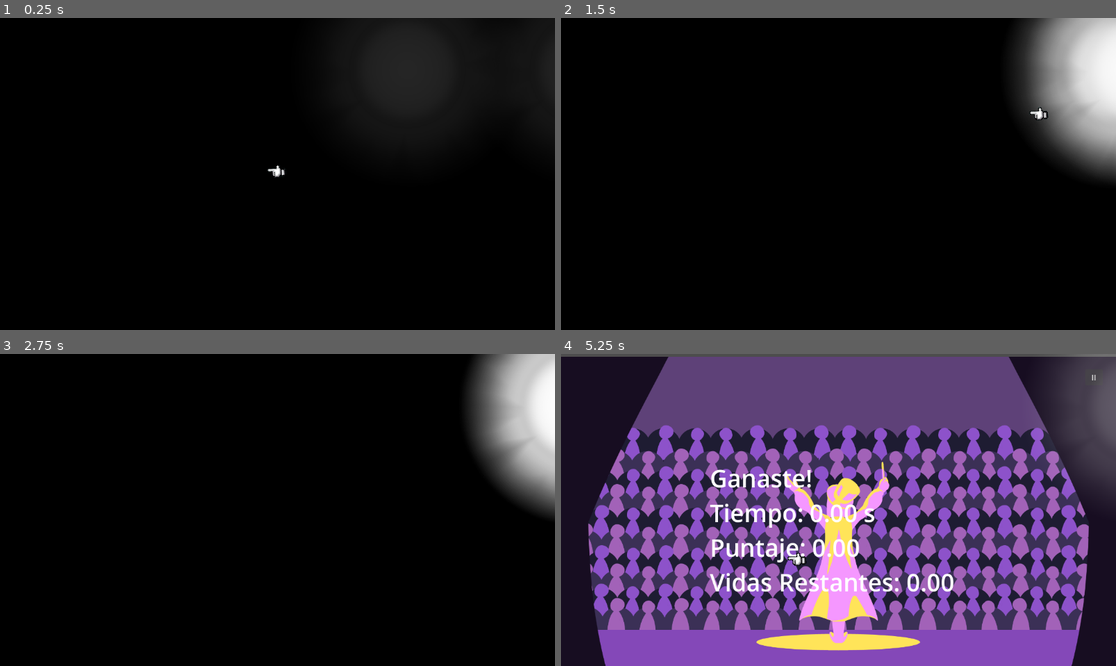
Above: before the commit, frames 1-4 (two rows, left to right).
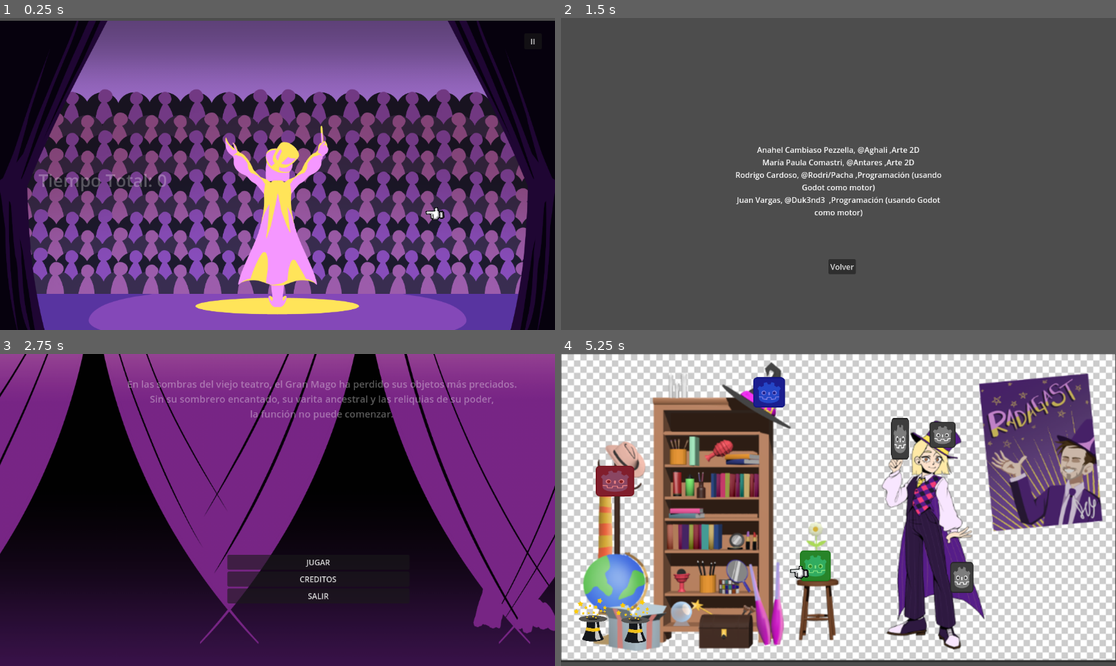
Above: after the commit, the same moments.

Repository: Duk3nd3/bjm2025
Game: Godot game, scene res://Escenas/ganaste.tscn
Same seed, same stepped clock (60 frames per second), same inputs: the game is played once before the commit and once after it. This scene is started directly instead of the project's main scene.
Inputs (mouse positions are in pixels of both pictures, inside the frame that each line leads up to):
- Up to frame 1 (0.25 s): no input
- Up to frame 2 (1.5 s): click "II" at 0.5 s; click (877, 242) at 1.25 s, where only the run after the commit has a clickable "CREDITOS"
- Up to frame 3 (2.75 s): click "II" (after the commit: "Volver") at 2 s
- Up to frame 4 (5.25 s): click (877, 563) at 2.75 s, where only the run after the commit has a clickable "JUGAR"; click (1093, 375) at 3.5 s, where only the run before the commit has a clickable "II"; move the mouse to (960, 494) at 4.27 s; click (960, 494) at 4.42 s; move the mouse to (727, 525) at 5.02 s; click (727, 525) at 5.17 s

The runs differ from the first frame. In frame 1, 88% of the frame differs, in the area x 0-100%, y 0-100%; in frame 2, 99%; in frame 3, 75%; in frame 4, 97%.

Commit message:
Menu-pantallas-cursor

Diff:
--- a/point-and-click/Escenas/MenuInicial.tscn
+++ b/point-and-click/Escenas/MenuInicial.tscn
@@ -1,9 +1,20 @@
-[gd_scene load_steps=5 format=3 uid="uid://dnqg4bar51rju"]
+[gd_scene load_steps=8 format=3 uid="uid://dnqg4bar51rju"]
 
 [ext_resource type="Script" uid="uid://denpjnq1kv12" path="res://Scripts/menu_inicial.gd" id="1_ko3br"]
-[ext_resource type="Texture2D" uid="uid://cecu0xs2b0hrl" path="res://Assets/MagiaFondo.png" id="2_1wodv"]
+[ext_resource type="Texture2D" uid="uid://0ullflgbwkya" path="res://Assets/FONDOS/FONDO JUEGO/Fondo_Placeholder.png" id="2_pm8da"]
 [ext_resource type="Texture2D" uid="uid://bgq4f3mhk64up" path="res://Assets/Cursor.png" id="3_pm8da"]
 [ext_resource type="Script" uid="uid://cddq21hv1o5y2" path="res://Scripts/cursor.gd" id="4_j5por"]
+[ext_resource type="Texture2D" uid="uid://hdyodx1lxwey" path="res://Assets/FONDOS/FONDO JUEGO/Fondo_Cortinas_Placeholder.png" id="5_j5por"]
+[ext_resource type="Texture2D" uid="uid://cu54fy47eyy1w" path="res://Assets/ILUMINACION/spark.png" id="6_tkmgy"]
+
+[sub_resource type="ParticleProcessMaterial" id="ParticleProcessMaterial_tkmgy"]
+particle_flag_disable_z = true
+spread = 180.0
+initial_velocity_min = 20.0
+initial_velocity_max = 55.0
+gravity = Vector3(0, 0, 0)
+damping_min = 12.000001
+damping_max = 12.088
 
 [node name="Control" type="Control"]
 layout_mode = 3
@@ -14,27 +25,31 @@
 grow_vertical = 2
 script = ExtResource("1_ko3br")
 
-[node name="Fondo" type="Sprite2D" parent="."]
-position = Vector2(582, 330.00003)
-scale = Vector2(1.8, 1.802)
-texture = ExtResource("2_1wodv")
+[node name="FondoPlaceholder" type="Sprite2D" parent="."]
+position = Vector2(752, 344)
+texture = ExtResource("2_pm8da")
 
-[node name="VBoxContainer" type="VBoxContainer" parent="Fondo"]
-offset_left = -190.0
-offset_top = -42.175385
-offset_right = 188.0
-offset_bottom = 92.824615
+[node name="FondoCortinasPlaceholder" type="Sprite2D" parent="FondoPlaceholder"]
+position = Vector2(0, -40)
+scale = Vector2(0.81, 0.81)
+texture = ExtResource("5_j5por")
+
+[node name="VBoxContainer" type="VBoxContainer" parent="FondoPlaceholder"]
+offset_left = -280.0
+offset_top = 56.0
+offset_right = 98.0
+offset_bottom = 191.0
 alignment = 1
 
-[node name="JUGAR" type="Button" parent="Fondo/VBoxContainer"]
+[node name="JUGAR" type="Button" parent="FondoPlaceholder/VBoxContainer"]
 layout_mode = 2
 text = "JUGAR"
 
-[node name="CREDITOS" type="Button" parent="Fondo/VBoxContainer"]
+[node name="CREDITOS" type="Button" parent="FondoPlaceholder/VBoxContainer"]
 layout_mode = 2
 text = "CREDITOS"
 
-[node name="SALIR" type="Button" parent="Fondo/VBoxContainer"]
+[node name="SALIR" type="Button" parent="FondoPlaceholder/VBoxContainer"]
 layout_mode = 2
 text = "SALIR
 "
@@ -47,3 +62,42 @@
 flip_v = true
 script = ExtResource("4_j5por")
 stiffness = 20.0
+
+[node name="GPUParticles2D" type="GPUParticles2D" parent="Sprite2D"]
+visible = false
+scale = Vector2(0.01, 0.01)
+amount = 120
+texture = ExtResource("6_tkmgy")
+preprocess = 0.1
+randomness = 0.4
+process_material = SubResource("ParticleProcessMaterial_tkmgy")
+
+[node name="Historia1" type="Label" parent="."]
+layout_mode = 0
+offset_left = 264.0
+offset_top = 48.0
+offset_right = 427.0
+offset_bottom = 98.0
+theme_override_font_sizes/font_size = 20
+text = "1ro"
+horizontal_alignment = 1
+
+[node name="Historia2" type="Label" parent="."]
+layout_mode = 0
+offset_left = 296.0
+offset_top = 192.0
+offset_right = 430.0
+offset_bottom = 242.0
+theme_override_font_sizes/font_size = 20
+text = "2do"
+horizontal_alignment = 1
+
+[node name="Historia3" type="Label" parent="."]
+layout_mode = 0
+offset_left = 88.0
+offset_top = 344.0
+offset_right = 181.0
+offset_bottom = 394.0
+theme_override_font_sizes/font_size = 20
+text = "3ro"
+horizontal_alignment = 1
--- /dev/null
+++ b/point-and-click/Escenas/ganaste.gdshader
@@ -0,0 +1,17 @@
+shader_type canvas_item;
+
+uniform vec2 light_center;
+uniform float light_radius = 0.0;
+uniform float max_radius = 800.0;
+uniform float softness = 0.3;
+
+void fragment() {
+    vec4 col = texture(TEXTURE, UV);
+    vec2 screen_uv = SCREEN_UV * vec2(textureSize(SCREEN_TEXTURE, 0));
+
+    float dist = distance(screen_uv, light_center);
+    float norm = smoothstep(light_radius, light_radius - (light_radius * softness), dist);
+
+    // Norm = 1 → oscuro / Norm = 0 → iluminado
+    COLOR = vec4(col.rgb * (1.0 - (1.0 - norm)), 1.0);
+}
--- a/point-and-click/Escenas/ganaste.tscn
+++ b/point-and-click/Escenas/ganaste.tscn
@@ -1,9 +1,7 @@
-[gd_scene load_steps=7 format=3 uid="uid://dygw8m7qpp8hy"]
+[gd_scene load_steps=5 format=3 uid="uid://dygw8m7qpp8hy"]
 
 [ext_resource type="Script" uid="uid://d1o657genxv7l" path="res://Scripts/ganaste.gd" id="1_y31e3"]
 [ext_resource type="Texture2D" uid="uid://0830hy8xihq2" path="res://Assets/FONDOS/WIN/FONDO GANAR.png" id="2_y31e3"]
-[ext_resource type="Script" uid="uid://vl7hep41gsd7" path="res://Scripts/efecto.gd" id="3_pyce0"]
-[ext_resource type="Texture2D" uid="uid://ciqle4roc0rs0" path="res://Assets/ILUMINACION/light.png" id="4_icwuc"]
 [ext_resource type="Texture2D" uid="uid://bgq4f3mhk64up" path="res://Assets/Cursor.png" id="5_d8078"]
 [ext_resource type="Script" uid="uid://cddq21hv1o5y2" path="res://Scripts/cursor.gd" id="6_wbu58"]
 
@@ -16,10 +14,10 @@
 texture = ExtResource("2_y31e3")
 
 [node name="Label" type="Label" parent="."]
-offset_left = 309.0
-offset_top = 223.0
-offset_right = 953.0
-offset_bottom = 359.0
+offset_left = 88.0
+offset_top = 168.0
+offset_right = 732.0
+offset_bottom = 304.0
 theme_override_font_sizes/font_size = 50
 
 [node name="Button_Volver" type="Button" parent="."]
@@ -29,62 +27,45 @@
 offset_bottom = 65.0
 text = "II"
 
-[node name="Efecto" type="Control" parent="."]
-layout_mode = 3
-anchors_preset = 0
-offset_left = 936.0
-offset_top = -168.0
-offset_right = 976.0
-offset_bottom = -128.0
-script = ExtResource("3_pyce0")
-duracion_total = 5.0
-"spot_tamaño" = Vector2(400, 400)
-
-[node name="OverlayNegro" type="ColorRect" parent="Efecto"]
-layout_mode = 1
-anchors_preset = -1
-anchor_left = -6.0000005
-anchor_top = -4.0
-anchor_right = -6.0000005
-anchor_bottom = -4.0
-offset_left = -696.0
-offset_top = 328.0
-offset_right = 456.0
-offset_bottom = 976.0
-
-[node name="SpotLeft" type="TextureRect" parent="Efecto"]
-layout_mode = 1
-anchors_preset = -1
-anchor_left = -23.2
-anchor_top = 4.4
-anchor_right = 5.4
-anchor_bottom = 20.400002
-offset_left = -104.0
-offset_top = -400.0
-offset_right = -224.0
-offset_bottom = -16.000061
-scale = Vector2(0.5, 0.5)
-texture = ExtResource("4_icwuc")
-
-[node name="SpotRight" type="TextureRect" parent="Efecto"]
-layout_mode = 1
-anchors_preset = -1
-anchor_left = -19.800001
-anchor_top = 0.5
-anchor_right = -19.800001
-anchor_bottom = 0.5
-offset_left = -239.99994
-offset_top = -244.0
-offset_right = 784.00006
-offset_bottom = 780.0
-scale = Vector2(0.5, 0.5)
-texture = ExtResource("4_icwuc")
-
-[node name="Sprite2D" type="Sprite2D" parent="."]
-position = Vector2(575.99994, 311.99997)
+[node name="Cursor" type="Sprite2D" parent="."]
+position = Vector2(1232, 488)
 rotation = 0.7295476
 scale = Vector2(0.2, 0.2)
 texture = ExtResource("5_d8078")
 flip_v = true
 script = ExtResource("6_wbu58")
 stiffness = 20.0
+
+[node name="GanasteLabel" type="Label" parent="."]
+offset_right = 40.0
+offset_bottom = 23.0
+
+[node name="TiempoLabel" type="Label" parent="."]
+offset_left = 80.0
+offset_top = 312.0
+offset_right = 243.0
+offset_bottom = 362.0
+theme_override_font_sizes/font_size = 36
+text = "Tiempo --"
+
+[node name="PuntajeLabel" type="Label" parent="."]
+offset_left = 72.0
+offset_top = 384.0
+offset_right = 206.0
+offset_bottom = 434.0
+theme_override_font_sizes/font_size = 36
+text = "Puntaje"
+
+[node name="VidasLabel" type="Label" parent="."]
+offset_left = 72.0
+offset_top = 464.0
+offset_right = 165.0
+offset_bottom = 514.0
+theme_override_font_sizes/font_size = 36
+text = "Vidas"
+
+[node name="FadeRect" type="ColorRect" parent="."]
+offset_left = 16.0
+offset_top = -104.0
+offset_right = 56.0
+offset_bottom = -64.0
--- a/point-and-click/Scripts/efecto.gd
+++ b/point-and-click/Scripts/efecto.gd
@@ -11,16 +11,6 @@
 func _ready():
 	# Pantalla negra inicial
 	$OverlayNegro.color = Color(0,0,0,1)
-	# Configurar reflectores
-	$SpotLeft.modulate.a = 0
-	$SpotRight.modulate.a = 0
-
-	$SpotLeft.size = spot_tamaño
-	$SpotRight.size = spot_tamaño
-
-	# Posiciones iniciales fuera de pantalla
-	$SpotLeft.position = Vector2(-spot_tamaño.x, size.y * altura_spot)
-	$SpotRight.position = Vector2(size.x, size.y * altura_spot)
 
 func _process(delta):
 	tiempo += delta
@@ -32,13 +22,12 @@
 	if t < 0.33:
 		var k = t / 0.33
 
-		$SpotLeft.modulate.a = k
-		$SpotRight.modulate.a = k
+
+
 
 		# Mover hacia el centro
-		$SpotLeft.position.x = lerp(-spot_tamaño.x, size.x * 0.35, k)
-		$SpotRight.position.x = lerp(size.x, size.x * 0.65, k)
-		print("reflector der", $SpotLeft.position.x)
+		#$SpotLeft.position.x = lerp(-spot_tamaño.x, size.x * 0.35, k)
+		#$SpotRight.position.x = lerp(size.x, size.x * 0.65, k)
 	# -------------------------------
 	# FASE 1: reflectores se centran
 	# -------------------------------
--- a/point-and-click/Scripts/ganaste.gd
+++ b/point-and-click/Scripts/ganaste.gd
@@ -1,11 +1,31 @@
 extends Node2D
+
+@onready var labels = [$TiempoLabel,$PuntajeLabel,$VidasLabel]
+
 
 func _ready():
 	var t = TimerData.tiempo_total
 	var s = TimerData.score
 	var v = TimerData.lives
-	$Label.text = "Ganaste!\nTiempo: %.2f s\nPuntaje: %.2f\nVidas Restantes: %.2f" % [t,s,v]
+
+	$TiempoLabel.text= "Tiempo Total: %d" % t
+	$PuntajeLabel.text = "Puntaje Final: %d" % s
+	$VidasLabel.text = "Vidas restantes: %d" % v
+
+	fade_labels_sequentials(labels,1.0)
+	#$Label.text = "Ganaste!\nTiempo: %.2f s\nPuntaje: %.2f\nVidas Restantes: %.2f" % [t,s,v]
 	$Button_Volver.pressed.connect(_on_volver_pressed)
+
+func fade_labels_sequentials(label_list,fade_time: float):
+	for l in label_list:
+		l.modulate.a = 0.0
+		start_fade_sequence(label_list,fade_time)
+
+func start_fade_sequence(label_list,fade_time) ->void:
+	for lbl in label_list:
+		var tween = get_tree().create_tween()
+		tween.tween_property(lbl,"modulate:a",1.0, fade_time)
+		await tween.finished
 
 func _on_volver_pressed():
 	get_tree().change_scene_to_file("res://Escenas/MenuInicial.tscn")
--- a/point-and-click/Scripts/menu_inicial.gd
+++ b/point-and-click/Scripts/menu_inicial.gd
@@ -1,8 +1,8 @@
 extends Control
-func _ready():
-	$Fondo/VBoxContainer/JUGAR.pressed.connect(_on_iniciar_pressed)
-	$Fondo/VBoxContainer/CREDITOS.pressed.connect(_on_creditos_pressed)
-	$Fondo/VBoxContainer/SALIR.pressed.connect(_on_salir_pressed)
+
+@onready var labels = [$Historia1,$Historia2,$Historia3]
+
+
 
 func _on_iniciar_pressed():
 	get_tree().change_scene_to_file("res://Escenas/gameplay.tscn")
@@ -12,3 +12,42 @@
 
 func _on_salir_pressed():
 	get_tree().quit()
+
+
+
+func _ready():
+	$FondoPlaceholder/VBoxContainer/JUGAR.pressed.connect(_on_iniciar_pressed)
+	$FondoPlaceholder/VBoxContainer/CREDITOS.pressed.connect(_on_creditos_pressed)
+	$FondoPlaceholder/VBoxContainer/SALIR.pressed.connect(_on_salir_pressed)
+
+
+#---------------------------------------------------------------------------------------
+	var t ="En las sombras del viejo teatro, el Gran Mago ha perdido sus objetos más preciados.
+Sin su sombrero encantado, su varita ancestral y las reliquias de su poder,
+la función no puede comenzar."
+
+	var s ="Explora cada rincón, descubre los secretos ocultos entre la escenografía
+y recupera todo lo que el teatro ha escondido."
+
+	var v ="Solo cuando tenga cada uno de sus artefactos, la magia podrá volver a brillar en el escenario.¿Estás listo para ayudarlo?"
+
+
+	$Historia1.text=  t
+	$Historia2.text =  s
+	$Historia3.text =  v
+
+	fade_labels_sequentials(labels,2)
+
+func fade_labels_sequentials(label_list,fade_time: float):
+	for l in label_list:
+		l.modulate.a = 0.0
+		start_fade_sequence(label_list,fade_time)
+
+func start_fade_sequence(label_list,fade_time) ->void:
+	for lbl in label_list:
+		var tween = get_tree().create_tween()
+		tween.tween_property(lbl,"modulate:a",1.0, fade_time)
+		await tween.finished
+
+
+#------------------------------------------------------------------------
Binary file changed: point-and-click/Assets/FONDOS/FAILED/FONDO PERDER.png
Binary file added: point-and-click/Assets/FONDOS/FONDO JUEGO/Fondo Armado_TESTEO.png
Binary file added: point-and-click/Assets/FONDOS/FONDO JUEGO/Fondo_Cortinas_Placeholder.png
Binary file added: point-and-click/Assets/FONDOS/FONDO JUEGO/Fondo_Piso_Placeholder.png
Binary file added: point-and-click/Assets/FONDOS/FONDO JUEGO/Fondo_Placeholder.png
Binary file changed: point-and-click/Assets/FONDOS/WIN/FONDO GANAR.png
Binary file added: point-and-click/Assets/Fondo 1_Placeholder.png
Binary file added: point-and-click/Assets/Fondo 2_Placeholder.png
Binary file added: point-and-click/Assets/Fondo Armado_Placeholder.png
Binary file added: point-and-click/Assets/Fondo Armado_TESTEO.png
Binary file added: point-and-click/Assets/ILUMINACION/spark.png
Binary file added: point-and-click/Assets/PERSONAJE/PERSONAJE TERMINADO/CUERPO.png
(and 16 more such lines)
